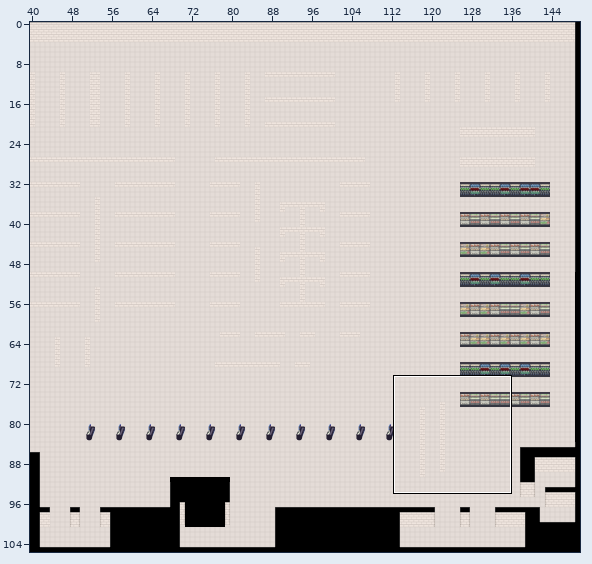
A Tiled map gets an edit: assets/data/walmartReal.tmx. The picture above shows the old version from afar; the outline marks the close-up.
Close-up. Before:
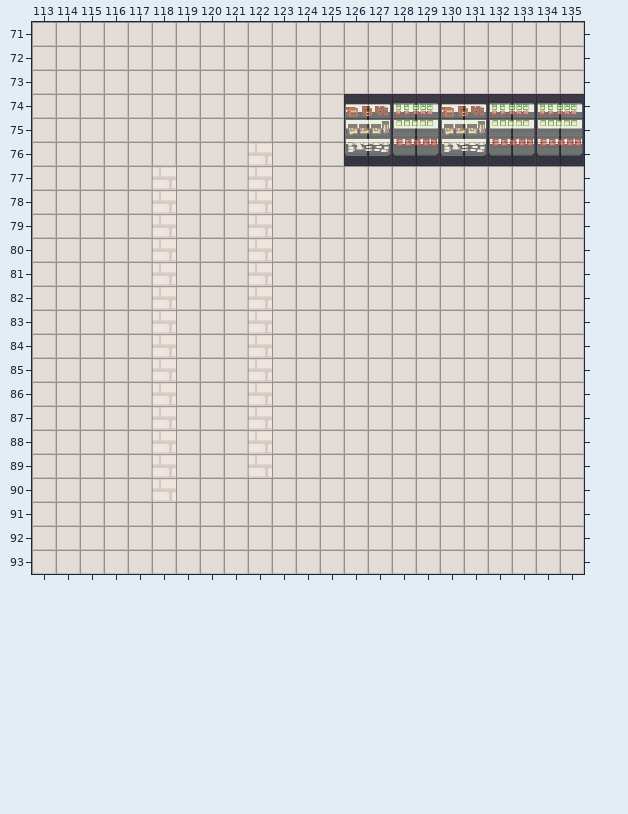
Cells are 32x32 px. Shown: x 113..135, y 71..93. The commit also changed other parts of the map, which this record leaves out.
The result:
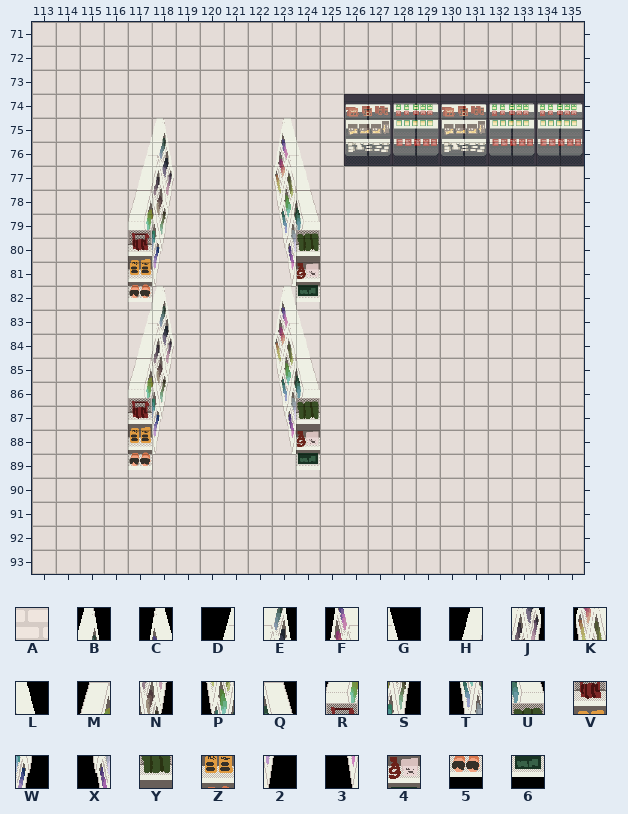
Key: from "TilesOnly": A 2; from "tileset": B 27, C 28, D 58, E 59, F 60, G 61, H 90, J 91, K 92, L 93, M 122, N 123, P 124, Q 125, R 154, S 155, T 156, U 157, V 186, W 187, X 188, Y 189, Z 218, 2 219, 3 220, 4 221, 5 250, 6 253.
_ is an empty cell.
Diff:
Layer "Foreground":
y 76: x 122 A -> _
y 77..89: x 118 A -> _; x 122 A -> _
y 90: x 118 A -> _
Layer "ForegroundObjects":
y 75: x 118 _ -> B; x 123 _ -> C
y 76: x 117..118 __ -> DE; x 123..124 __ -> FG
y 77: x 117..118 __ -> HJ; x 123..124 __ -> KL
y 78: x 117..118 __ -> MN; x 123..124 __ -> PQ
y 79: x 117..118 __ -> RS; x 123..124 __ -> TU
y 80: x 117..118 __ -> VW; x 123..124 __ -> XY
y 81: x 117..118 __ -> Z2; x 123..124 __ -> 34
y 82: x 117..118 __ -> 5B; x 123..124 __ -> C6
y 83: x 117..118 __ -> DE; x 123..124 __ -> FG
y 84: x 117..118 __ -> HJ; x 123..124 __ -> KL
y 85: x 117..118 __ -> MN; x 123..124 __ -> PQ
y 86: x 117..118 __ -> RS; x 123..124 __ -> TU
y 87: x 117..118 __ -> VW; x 123..124 __ -> XY
y 88: x 117..118 __ -> Z2; x 123..124 __ -> 34
y 89: x 117 _ -> 5; x 124 _ -> 6
